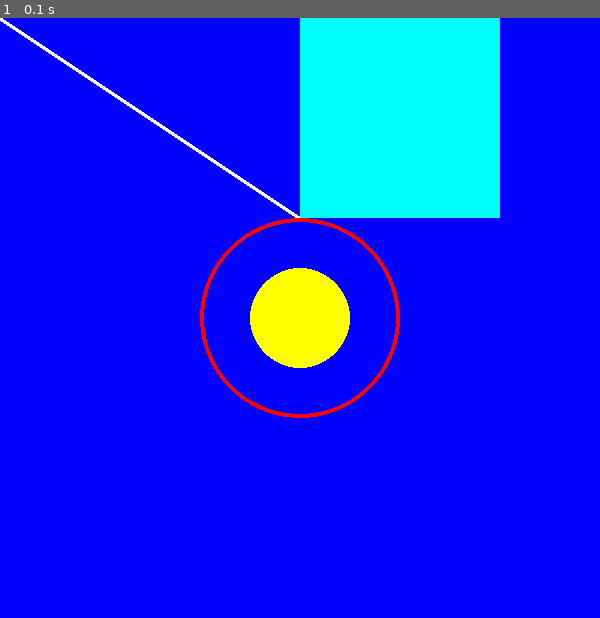
Above: before the commit, frame 1.
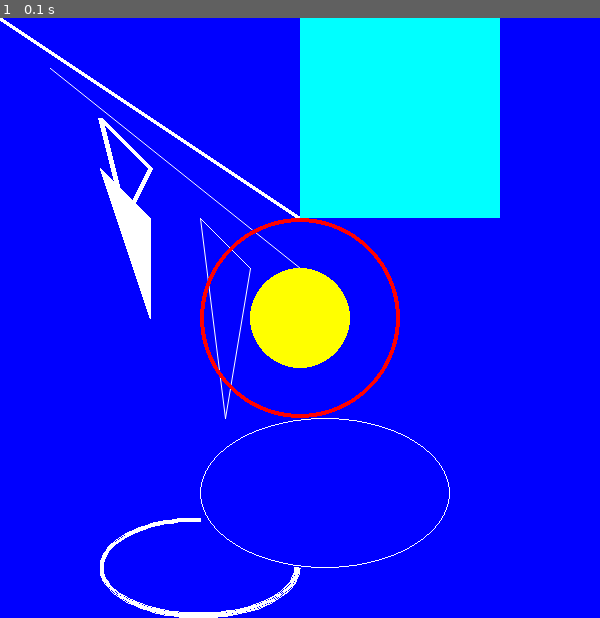
Above: after the commit, the same moment.

Repository: daucloudlab/pygame-demo-4
Game: pygame game, started from draw_shapes.py
Two runs of this game, one before a commit and one after it. Both use one fixed random seed, a clock stepped at 60 frames per second and the inputs below.
Inputs:
- Up to frame 1 (0.1 s): no input

The runs differ from the first frame. In frame 1, 1.9% of the frame differs, in the area x 8-75%, y 8-100%.

Commit message:
added new shapes

Diff:
--- a/draw_shapes.py
+++ b/draw_shapes.py
@@ -19,10 +19,16 @@
 display_surface.fill(BLUE)
 
 pygame.draw.line(display_surface, WHITE, (0, 0), (300, 200), 4)
+pygame.draw.aaline(display_surface, WHITE, (50, 50), (300, 250))
+pygame.draw.lines(display_surface, WHITE, True, [(100, 100), (150, 150), (125, 200)], 5)
+pygame.draw.aalines(display_surface, WHITE, True, [(200, 200), (250, 250), (225, 400)])
+pygame.draw.polygon(display_surface, WHITE, [(100, 150),(150, 200), (150, 300)])
+pygame.draw.rect(display_surface, CYAN, (WINDOW_WIDTH//2, 0, 200, 200))
 pygame.draw.circle(display_surface, RED, (WINDOW_WIDTH//2, WINDOW_HEIGHT//2), 100, 4)
 pygame.draw.circle(display_surface, YELLOW, (WINDOW_WIDTH//2, WINDOW_HEIGHT//2), 50, 0)
-pygame.draw.rect(display_surface, CYAN, (WINDOW_WIDTH//2, 0, 200, 200))
-
+pygame.draw.ellipse(display_surface, WHITE, (200, 400, 250, 150), 1)
+pi=3.1415
+pygame.draw.arc(display_surface, WHITE, (100, 500, 200, 100), pi/2, 0, 4)
 running = True
 while running:
     for event in pygame.event.get():
